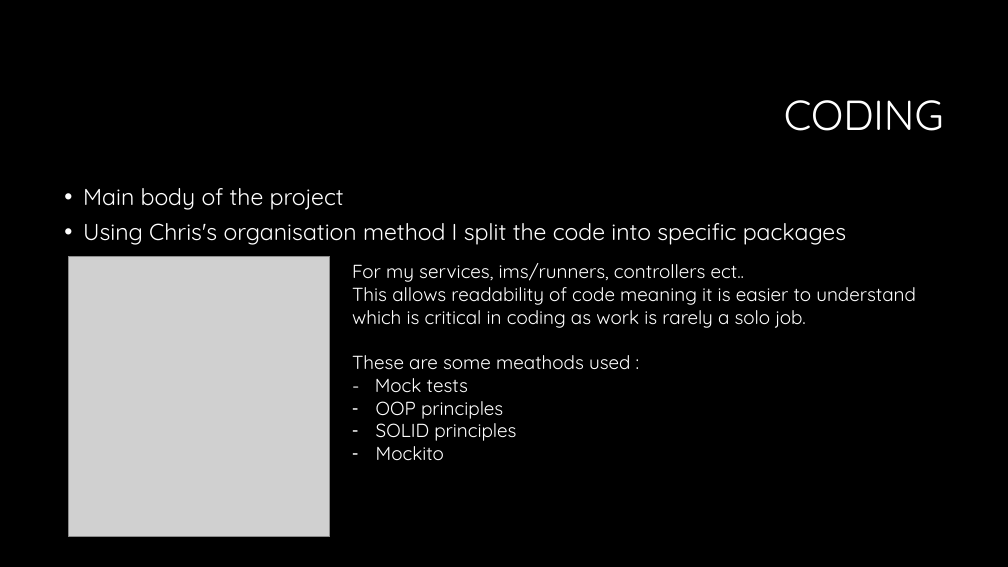
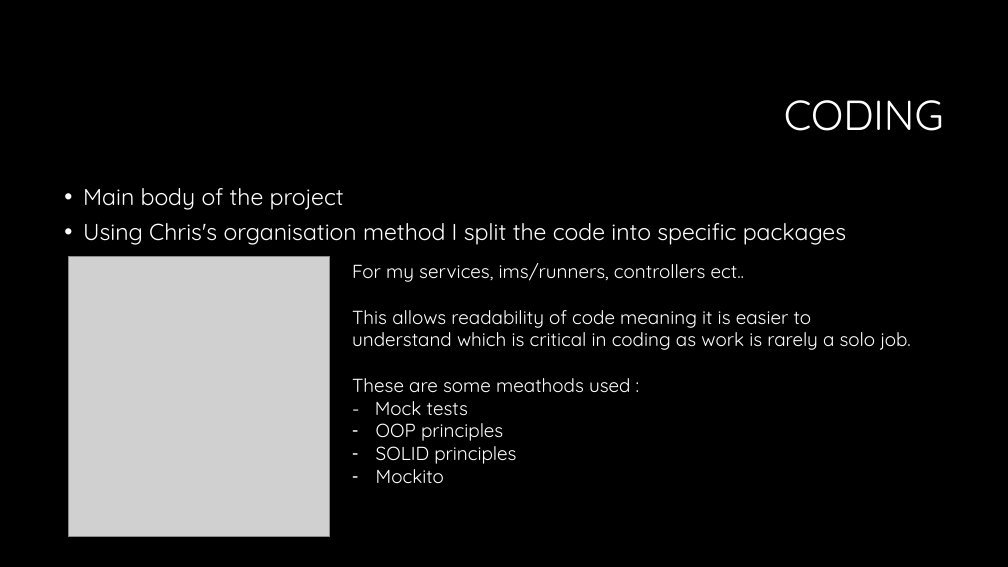
Before and after one commit to nick-overd/project1.2, a slide deck: slide 5 of Inventory management system.pptx. Drawn at 1008x567 pixels with LibreOffice and Linux fonts; fonts in the diff are those of the drawing; grey boxes stand for pictures; background and template pictures are left out. Boxes give left, top, right and bottom in pixels: in the first picture for what was removed or moved away, otherwise in the second. Text is boxed around its words. In the diff, an @@ line names an element or a change of style, - is before the commit and + after.

Commit message:
added presentation

```diff
--- a/Inventory management system.pptx
+++ b/Inventory management system.pptx
@@ text at <box>352,310,911,350</box>: text changed @@
-This allows readability of code meaning it is easier to understand which is critical in coding as work is rarely a solo job.
+This allows readability of code meaning it is easier to
+understand which is critical in coding as work is rarely a solo job.
```
